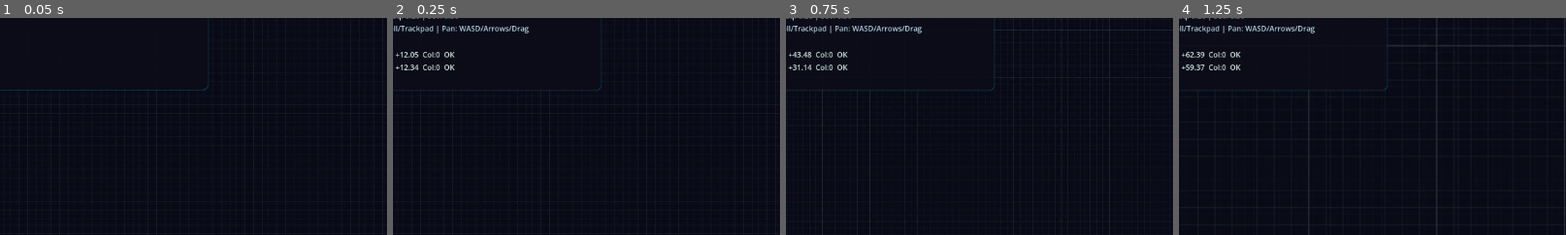
Above: before the commit, frames 1-4 (left to right).
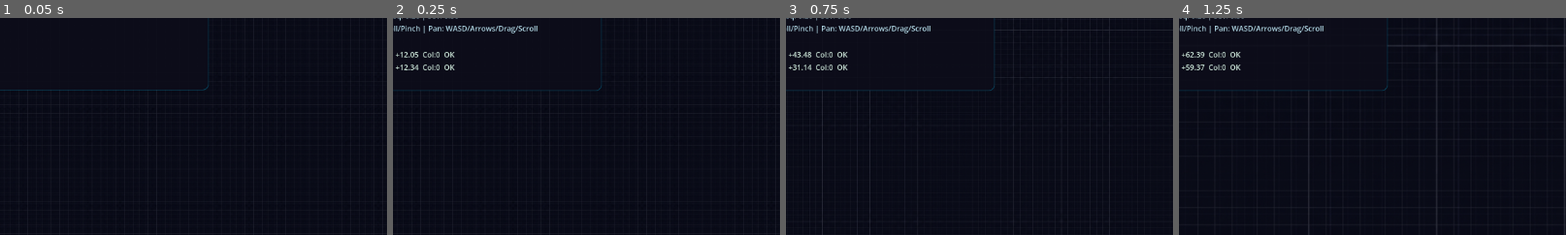
Above: after the commit, the same moments.

Repository: juanmanuelpriet/Jackpot-Jockeys
Game: Godot game, scene res://scenes/Race2D.tscn
Same seed, same stepped clock (60 frames per second), same inputs: the game is played once before the commit and once after it.
Inputs (mouse positions are % of the whole screen's width and height, from its top left):
- Up to frame 1 (0.05 s): no input
- Up to frame 2 (0.25 s): no input
- Up to frame 3 (0.75 s): tap Enter at 0.5 s; move the mouse to (72, 45) at 0.52 s; hold D from 0.53 s (still down); hold E from 0.53 s (still down); click (72, 45) at 0.67 s
- Up to frame 4 (1.25 s): keep holding D; keep holding E
The pictures show only the part of the screen within x 10-59%, y 14-64%; the shares and areas given below are measured in that part.

Frame 1 is identical in both runs. In frame 2, 0.7% of the frame differs, in the area x 2-38%, y 3-8%; in frame 3, 0.7%; in frame 4, 0.7%.

Commit message:
Camera: add trackpad pan gesture support (two-finger swipe)

Diff:
--- a/hipodromo/scenes/Race2D.gd
+++ b/hipodromo/scenes/Race2D.gd
@@ -198,6 +198,9 @@
 	elif event is InputEventMagnifyGesture:
 		_adjust_zoom(event.factor)
 
+	elif event is InputEventPanGesture:
+		camera.position += event.delta * (20.0 / cam_zoom_level)
+
 	elif event is InputEventMouseMotion and cam_dragging:
 		var delta_px = event.position - cam_drag_start
 		cam_drag_start = event.position
--- a/hipodromo/ui/HUD.gd
+++ b/hipodromo/ui/HUD.gd
@@ -14,7 +14,7 @@
 	info_label.text += "Config: %s | Seed: %d | Phase: %d\n" % [config.config_hash, config.base_seed, config.curriculum_phase]
 	info_label.text += "Step: %4d / %d | Inf FPS: %d | Act Repeat: %d\n" % [step, config.max_steps_per_episode, config.inference_fps, config.action_repeat]
 	info_label.text += "Events: %s | Freq: %.2f | Sev: %.2f\n" % ["ON" if config.enable_events else "OFF", config.hazard_frequency, config.max_hazard_severity]
-	info_label.text += "Zoom: Q/E/Scroll/Trackpad | Pan: WASD/Arrows/Drag\n"
+	info_label.text += "Zoom: Q/E/Scroll/Pinch | Pan: WASD/Arrows/Drag/Scroll\n"
 
 	var txt = ""
 	for i in range(agents.size()):
